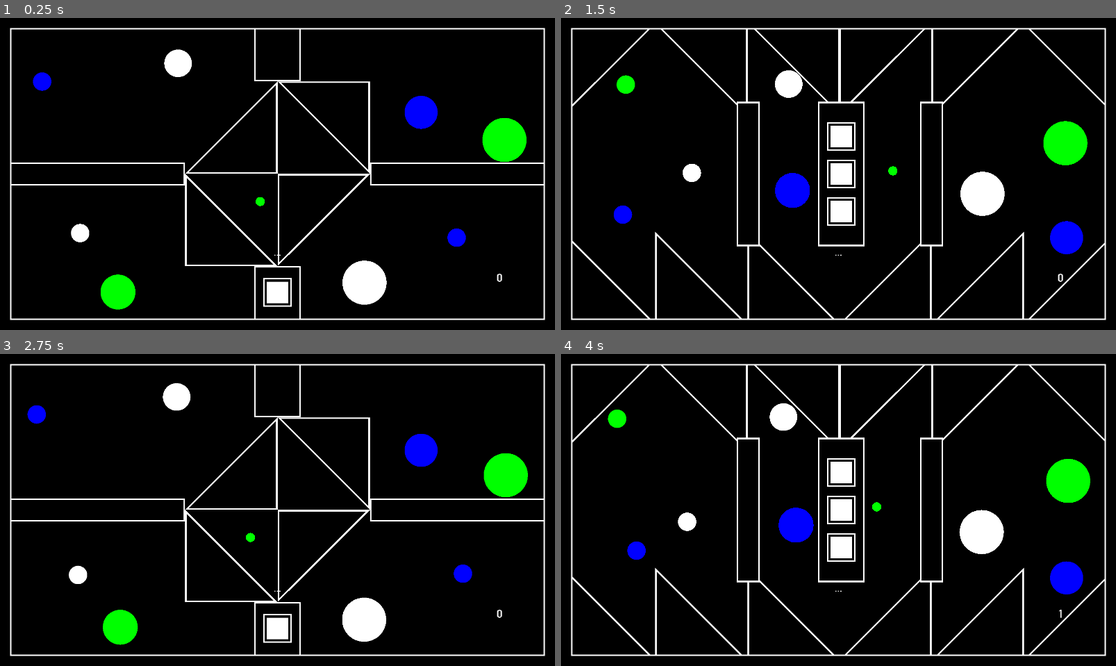
Above: before the commit, frames 1-4 (two rows, left to right).
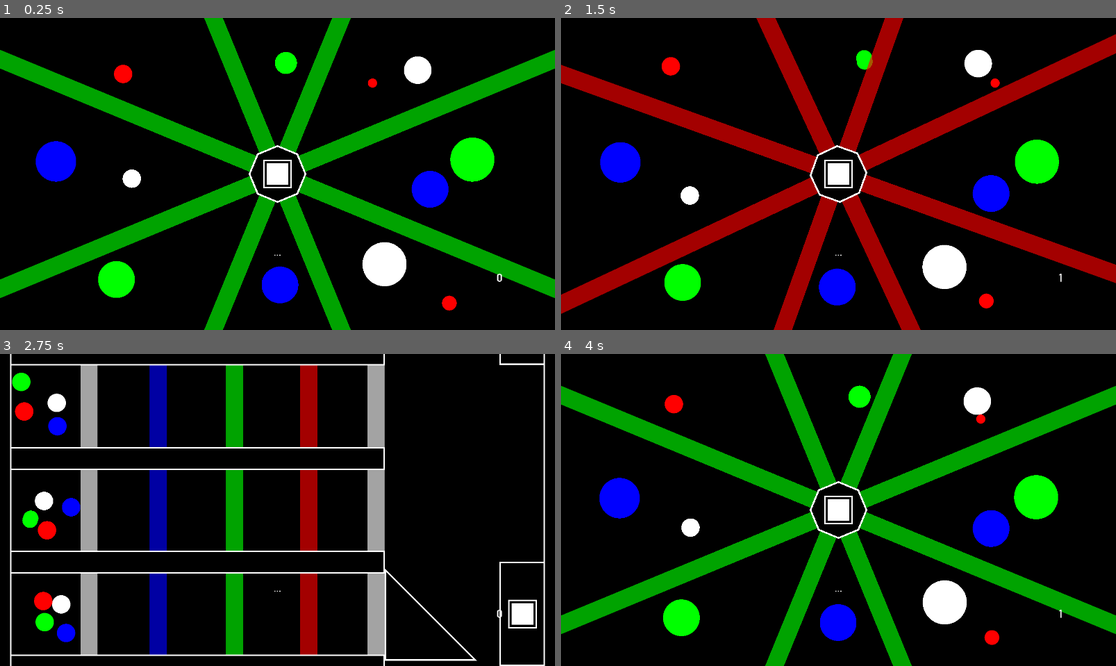
Above: after the commit, the same moments.

Repository: Dark-Gran/Spirit-Circles
Game: Godot game, scene res://src/Main.tscn
Two runs of this game, one before a commit and one after it. Both use one fixed random seed, a clock stepped at 60 frames per second and the inputs below.
Inputs (mouse positions are in pixels of both pictures, inside the frame that each line leads up to; where the layout moved, square brackets give the same spot in the first picture):
- Up to frame 1 (0.25 s): no input
- Up to frame 2 (1.5 s): click (838, 174) [838, 292] at 0.5 s; move the mouse to (960, 158) at 1.27 s; hold Right (ui_right) from 1.28 s (still down)
- Up to frame 3 (2.75 s): tap Space (ui_accept) at 1.52, 2.27 s; move the mouse to (166, 525) at 2.02 s; release Right (ui_right) at 2.03 s; hold Left (ui_left) from 2.03 s (still down)
- Up to frame 4 (4 s): move the mouse to (894, 441) at 2.77 s; release Left (ui_left) at 2.78 s; hold Right (ui_right) from 2.78 s (still down); move the mouse to (810, 572) at 3.52 s; tap Space (ui_accept) at 3.77 s

The runs differ from the first frame. In frame 1, 28% of the frame differs, in the area x 0-100%, y 0-100%; in frame 2, 29%; in frame 3, 22%; in frame 4, 29%.

Commit message:
discoball beam-collision fix

Diff:
--- a/src/Main.gd
+++ b/src/Main.gd
@@ -22,5 +22,5 @@
 	get_tree().get_root().add_child(current_scene)
 	get_tree().set_current_scene(current_scene)
 
-func bodies_collide_with_motion(a, b, motion_a, motion_b):
-	return a.get_node("CollisionShape2D").shape.collide_with_motion(a.get_node("CollisionShape2D").global_transform, motion_a, b.get_node("CollisionShape2D").shape, b.get_node("CollisionShape2D").global_transform, motion_b)
+#func bodies_collide_with_motion(a, b, motion_a, motion_b):
+#	return a.get_node("CollisionShape2D").shape.collide_with_motion(a.get_node("CollisionShape2D").global_transform, motion_a, b.get_node("CollisionShape2D").shape, b.get_node("CollisionShape2D").global_transform, motion_b)
--- a/src/world/World.gd
+++ b/src/world/World.gd
@@ -23,7 +23,7 @@
 func _ready():
 	$DebugGUI/FPS.visible = false
 	enable_continue(false)
-	level_id = 11
+	level_id = 20
 	move_to_level(level_id)
 
 func reload_level():
--- a/src/world/obstacles/Beam.gd
+++ b/src/world/obstacles/Beam.gd
@@ -6,7 +6,7 @@
 var circles_inside = Array()
 
 var switch_queued = false
-var discoball
+var discoball:bool
 
 func _ready():
 	discoball = get_parent().get_parent() != null && get_parent().get_parent().is_in_group("discoball")
@@ -32,6 +32,10 @@
 		if c == null || !is_instance_valid(c):
 			to_remove.append(c)
 		elif c.color_type != color_type:
+			#if discoball:
+			#	if color_type == Circle.ColorType.RED || c.color_type == Circle.ColorType.RED:
+			#		if !c.ignored_while_overlapping.has(self):
+			#			c.add_to_ignore_while_overlapping(self)
 			c.remove_collision_exception_with(self)
 			remove_collision_exception_with(c)
 			var collision = c.move_and_collide(Vector2.ZERO, true, true, true)
@@ -39,8 +43,6 @@
 			add_collision_exception_with(c)
 			if collision && collision.collider == self:
 				c.collide(collision)
-	for c in to_remove:
-		circles_inside.erase(c)
 	# DiscoBall
 	if discoball:
 		for c in $Area2D.get_overlapping_bodies():
@@ -54,6 +56,16 @@
 					var collision = c.move_and_collide(Vector2.ZERO, true, true, true)
 					if collision:
 						c.collide(collision)
+		for c in circles_inside:
+			if c != null && is_instance_valid(c):
+				if !$Area2D.get_overlapping_bodies().has(c):
+					if color_type == Circle.ColorType.RED || c.color_type == Circle.ColorType.RED:
+						if !c.ignored_while_overlapping.has(self):
+							c.add_to_ignore_while_overlapping(self)
+					to_remove.append(c)
+	# Removal
+	for c in to_remove:
+		circles_inside.erase(c)
 
 func add_circle_inside(circle):
 	if !circles_inside.has(circle):
